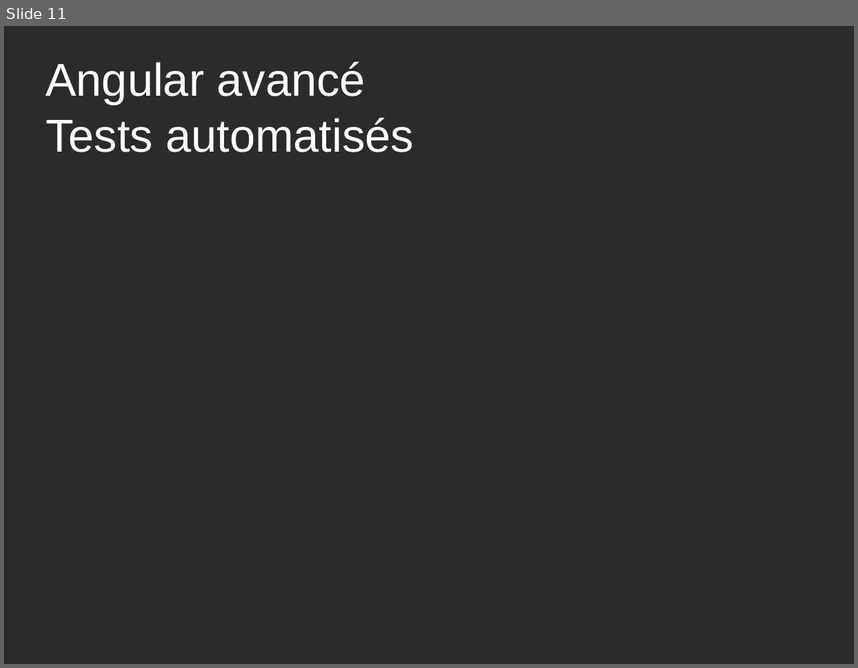
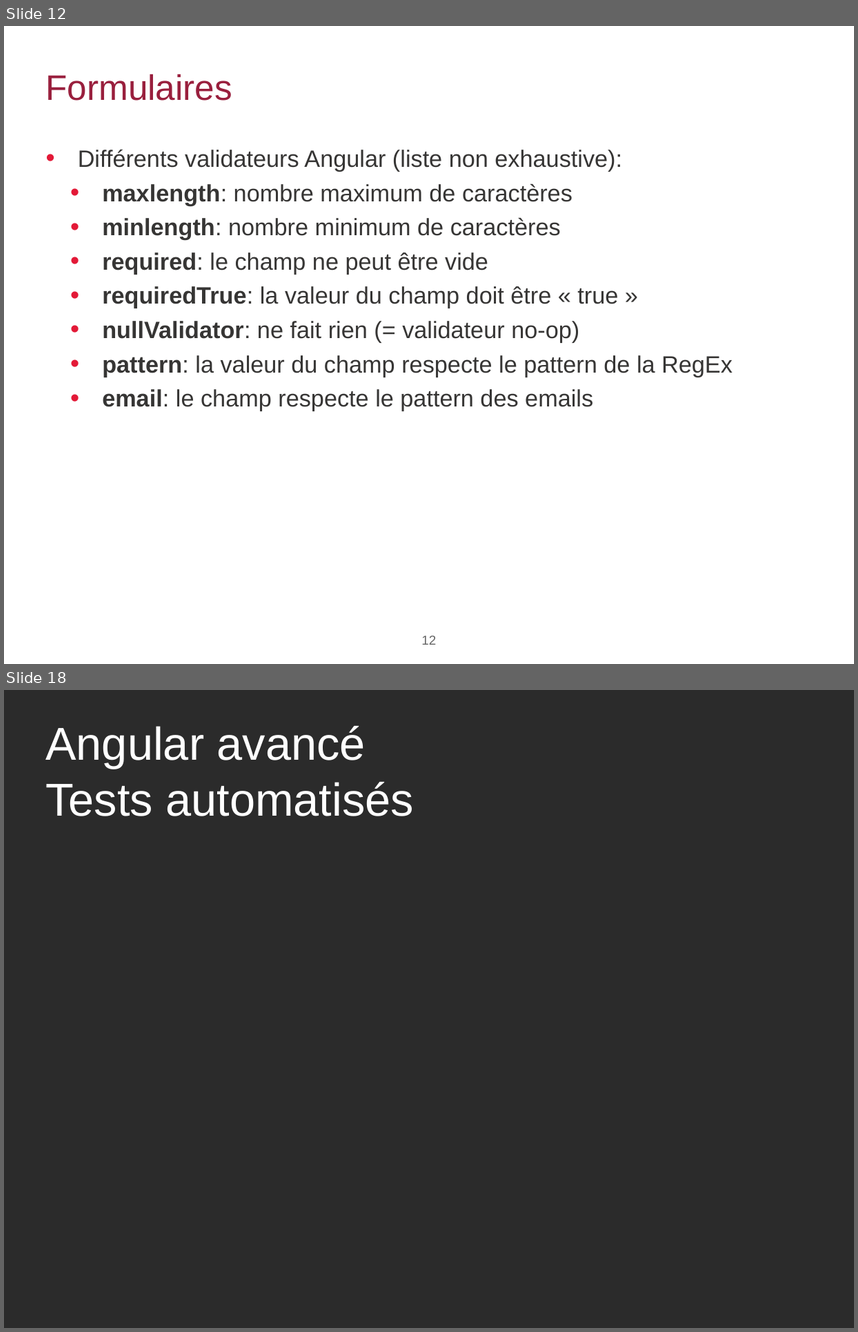
Before and after one commit to agaudichon/CGI-formation-Angular, a slide deck: docs/Formation_Angular_003_Angular-avancé.pptx. Shown one above the other, each under a label of ours: slide 11 before the commit, slides 12 and 18 after it; the slides between them are not shown. The pictures are 858x668 and 858x1332 pixels, drawn with LibreOffice and Linux fonts; fonts in the diff are those of the drawing; background and template pictures are left out; a plain dark background stands for a picture behind light text. Boxes give left, top, right and bottom in pixels: in the first picture for what was removed or moved away, otherwise in the second. Text is boxed around its words. In the diff, an @@ line names an element or a change of style, - is before the commit and + after.

```diff
--- a/docs/Formation_Angular_003_Angular-avancé.pptx
+++ b/docs/Formation_Angular_003_Angular-avancé.pptx
@@ slide 12 added at bbox=[4, 26, 854, 664], background #FFFFFF @@
@@ title added at bbox=[45, 74, 232, 101], 30 pt, text #991F3D @@
+Formulaires
@@ text added at bbox=[78, 149, 733, 411], 20 pt, text #363534 @@
+• Différents validateurs Angular (liste non exhaustive):
+  • maxlength: nombre maximum de caractères
+  • minlength: nombre minimum de caractères
+  • required: le champ ne peut être vide
+  • requiredTrue: la valeur du champ doit être « true »
+  • nullValidator: ne fait rien (= validateur no-op)
+  • pattern: la valeur du champ respecte le pattern de la RegEx
+  • email: le champ respecte le pattern des emails
@@ page number added at bbox=[421, 635, 436, 644], 11 pt, text #666666 @@
+12
@@ what was slide 11 is now slide 18 @@
```
Also in this commit, not shown: 1 slide changed, 7 other slides added, 1 slide removed, 2 other files.
